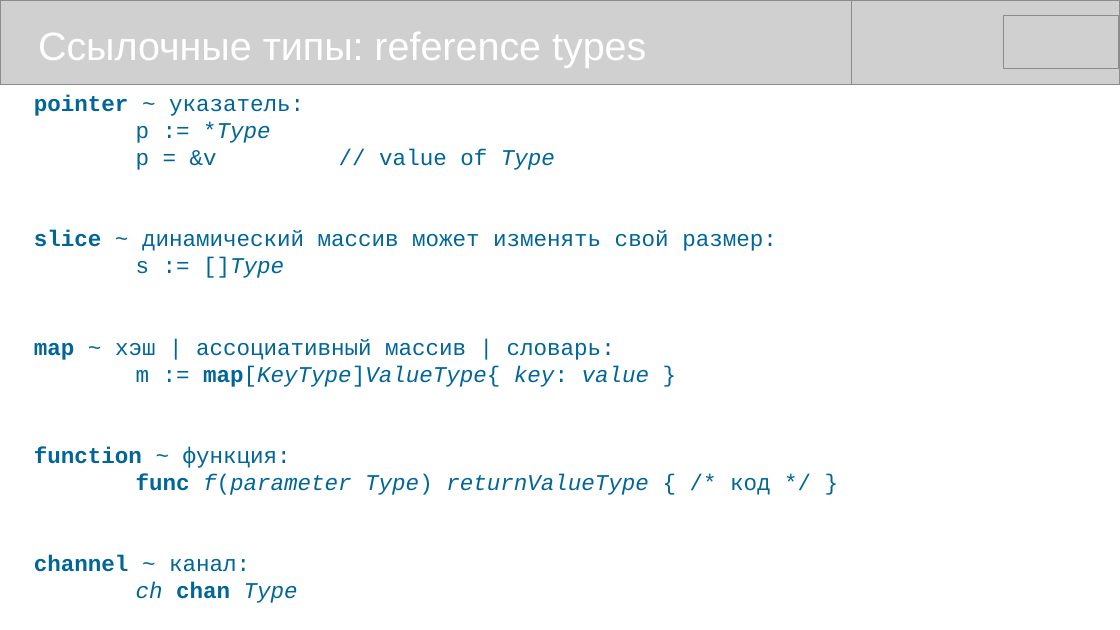
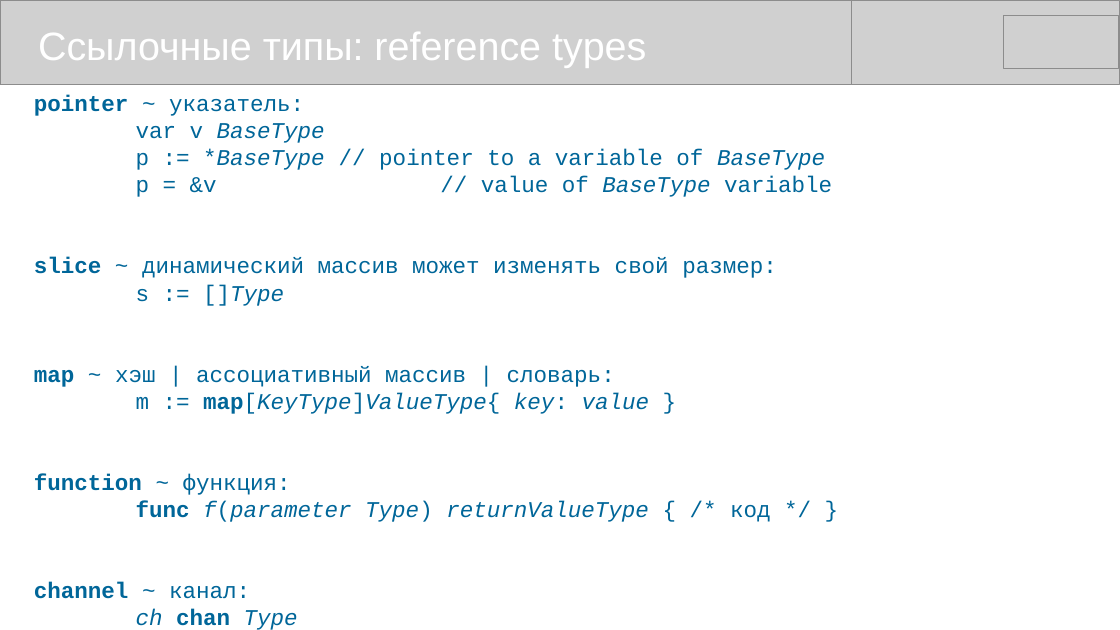
Before and after one commit to mike-shock/Go_language, a slide deck: slide 25 of Go_Review.odp. Drawn at 1120x630 pixels with LibreOffice and Linux fonts; fonts in the diff are those of the drawing; grey boxes stand for pictures. Boxes give left, top, right and bottom in pixels: in the first picture for what was removed or moved away, otherwise in the second. Text is boxed around its words. In the diff, an @@ line names an element or a change of style, - is before the commit and + after.

```diff
--- a/Go_Review.odp
+++ b/Go_Review.odp
@@ text at (136,123,832,197): text changed @@
-p := *Type
-p = &v // value of Type
+var v BaseType
+p := *BaseType // pointer to a variable of BaseType
+p = &v // value of BaseType variable
```
Also in this commit, not shown: 3 other slides changed, 2 other files.
